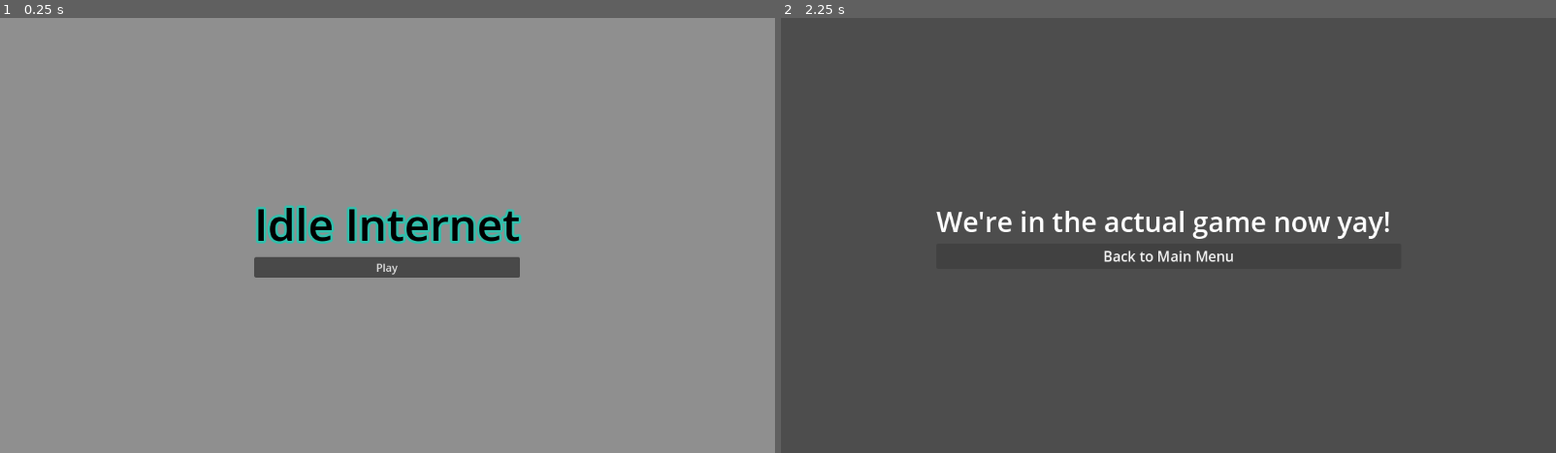
Above: before the commit, frames 1-2 (left to right).
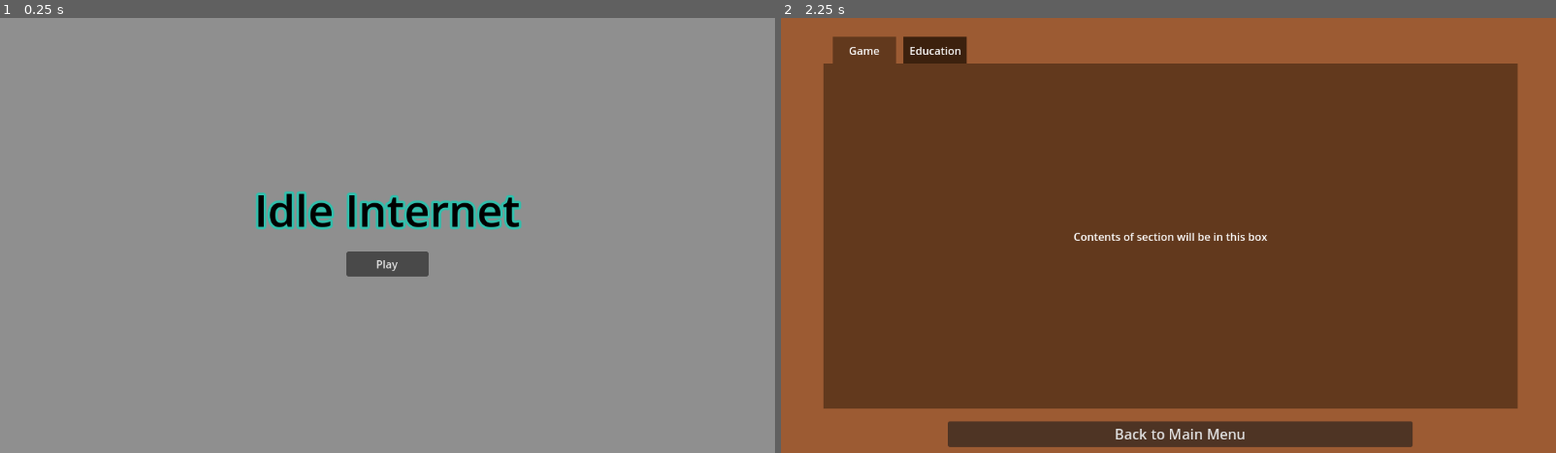
Above: after the commit, the same moments.

Repository: ngabryluk/Idle-Internet
Game: Godot game, scene res://scenes/welcome.tscn
Two runs of this game, one before a commit and one after it. Both use one fixed random seed, a clock stepped at 60 frames per second and the inputs below.
Inputs:
- Up to frame 1 (0.25 s): no input
- Up to frame 2 (2.25 s): click "Play" at 0.5 s; click "Back to Main Menu" at 1.25 s; click "Play" at 2 s

The runs differ from the first frame. In frame 1, 3.8% of the frame differs, in the area x 32-68%, y 39-60%; in frame 2, 100%, in the area x 0-100%, y 0-100%.

Commit message:
Changes I can't remember

Diff:
--- a/scenes/game.tscn
+++ b/scenes/game.tscn
@@ -1,35 +1,90 @@
-[gd_scene load_steps=3 format=3 uid="uid://c1mnh1qludctg"]
+[gd_scene load_steps=2 format=3 uid="uid://c1mnh1qludctg"]
 
 [ext_resource type="Script" path="res://scenes/game.gd" id="1_xtaw0"]
-
-[sub_resource type="LabelSettings" id="LabelSettings_v07tq"]
-font_size = 41
 
 [node name="Game" type="Node"]
 script = ExtResource("1_xtaw0")
 
-[node name="BoxContainer" type="BoxContainer" parent="."]
+[node name="Background" type="ColorRect" parent="."]
+anchors_preset = 15
+anchor_right = 1.0
+anchor_bottom = 1.0
+grow_horizontal = 2
+grow_vertical = 2
+color = Color(0.611765, 0.356863, 0.2, 1)
+
+[node name="BackButton" type="Button" parent="."]
+offset_left = 248.0
+offset_top = 601.0
+offset_right = 939.0
+offset_bottom = 639.0
+theme_override_font_sizes/font_size = 21
+text = "Back to Main Menu"
+
+[node name="ColorRect2" type="ColorRect" parent="."]
+offset_left = 77.0
+offset_top = 28.0
+offset_right = 171.0
+offset_bottom = 68.0
+color = Color(0.384314, 0.223529, 0.113725, 1)
+
+[node name="Label" type="Label" parent="ColorRect2"]
+layout_mode = 1
 anchors_preset = 8
 anchor_left = 0.5
 anchor_top = 0.5
 anchor_right = 0.5
 anchor_bottom = 0.5
-offset_left = -345.5
-offset_top = -28.5
-offset_right = 345.5
-offset_bottom = 28.5
+offset_left = -20.0
+offset_top = -11.5
+offset_right = 20.0
+offset_bottom = 11.5
 grow_horizontal = 2
 grow_vertical = 2
-vertical = true
+text = "Game"
 
-[node name="Label" type="Label" parent="BoxContainer"]
-layout_mode = 2
-text = "We're in the actual game now yay!"
-label_settings = SubResource("LabelSettings_v07tq")
+[node name="ColorRect3" type="ColorRect" parent="."]
+offset_left = 182.0
+offset_top = 28.0
+offset_right = 276.0
+offset_bottom = 68.0
+color = Color(0.235294, 0.129412, 0.054902, 1)
 
-[node name="Button" type="Button" parent="BoxContainer"]
-layout_mode = 2
-theme_override_font_sizes/font_size = 21
-text = "Back to Main Menu"
+[node name="Label" type="Label" parent="ColorRect3"]
+layout_mode = 1
+anchors_preset = 8
+anchor_left = 0.5
+anchor_top = 0.5
+anchor_right = 0.5
+anchor_bottom = 0.5
+offset_left = -20.0
+offset_top = -11.5
+offset_right = 20.0
+offset_bottom = 11.5
+grow_horizontal = 2
+grow_vertical = 2
+text = "Education"
 
-[connection signal="pressed" from="BoxContainer/Button" to="." method="_on_button_pressed"]
+[node name="ColorRect" type="ColorRect" parent="."]
+offset_left = 63.0
+offset_top = 68.0
+offset_right = 1095.0
+offset_bottom = 582.0
+color = Color(0.384314, 0.223529, 0.113725, 1)
+
+[node name="Label" type="Label" parent="ColorRect"]
+layout_mode = 1
+anchors_preset = 8
+anchor_left = 0.5
+anchor_top = 0.5
+anchor_right = 0.5
+anchor_bottom = 0.5
+offset_left = -20.0
+offset_top = -11.5
+offset_right = 20.0
+offset_bottom = 11.5
+grow_horizontal = 2
+grow_vertical = 2
+text = "Contents of section will be in this box"
+
+[connection signal="pressed" from="BackButton" to="." method="_on_button_pressed"]
--- a/scenes/welcome.tscn
+++ b/scenes/welcome.tscn
@@ -11,7 +11,7 @@
 [node name="Welcome" type="Node"]
 script = ExtResource("1_yr00d")
 
-[node name="ColorRect" type="ColorRect" parent="."]
+[node name="Background" type="ColorRect" parent="."]
 anchors_preset = 15
 anchor_right = 1.0
 anchor_bottom = 1.0
@@ -19,31 +19,30 @@
 grow_vertical = 2
 color = Color(0.560784, 0.560784, 0.560784, 1)
 
-[node name="MarginContainer" type="MarginContainer" parent="."]
-anchors_preset = 15
-anchor_right = 1.0
-anchor_bottom = 1.0
-grow_horizontal = 2
-grow_vertical = 2
-theme_override_constants/margin_left = 50
-theme_override_constants/margin_top = 50
-theme_override_constants/margin_right = 50
-theme_override_constants/margin_bottom = 50
-
-[node name="VBoxContainer" type="VBoxContainer" parent="MarginContainer"]
-layout_mode = 2
-size_flags_horizontal = 4
-size_flags_vertical = 4
-
-[node name="Label" type="Label" parent="MarginContainer/VBoxContainer"]
-layout_mode = 2
+[node name="Title" type="Label" parent="."]
+offset_left = 50.0
+offset_top = 240.0
+offset_right = 1102.0
+offset_bottom = 331.0
 text = "Idle Internet"
 label_settings = SubResource("LabelSettings_a2uyc")
 horizontal_alignment = 1
 
-[node name="Button" type="Button" parent="MarginContainer/VBoxContainer"]
-layout_mode = 2
+[node name="PlayButton" type="Button" parent="."]
+anchors_preset = 8
+anchor_left = 0.5
+anchor_top = 0.5
+anchor_right = 0.5
+anchor_bottom = 0.5
+offset_left = -61.0
+offset_top = 24.0
+offset_right = 61.0
+offset_bottom = 61.0
+grow_horizontal = 2
+grow_vertical = 2
+size_flags_horizontal = 4
 action_mode = 0
 text = "Play"
+icon_alignment = 1
 
-[connection signal="pressed" from="MarginContainer/VBoxContainer/Button" to="." method="_on_button_pressed"]
+[connection signal="pressed" from="PlayButton" to="." method="_on_button_pressed"]
